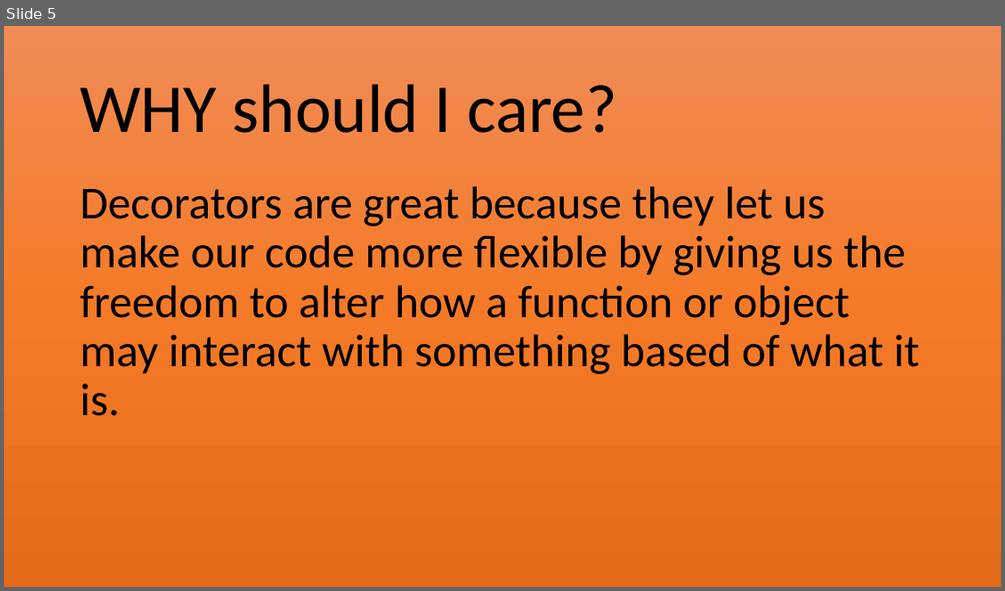
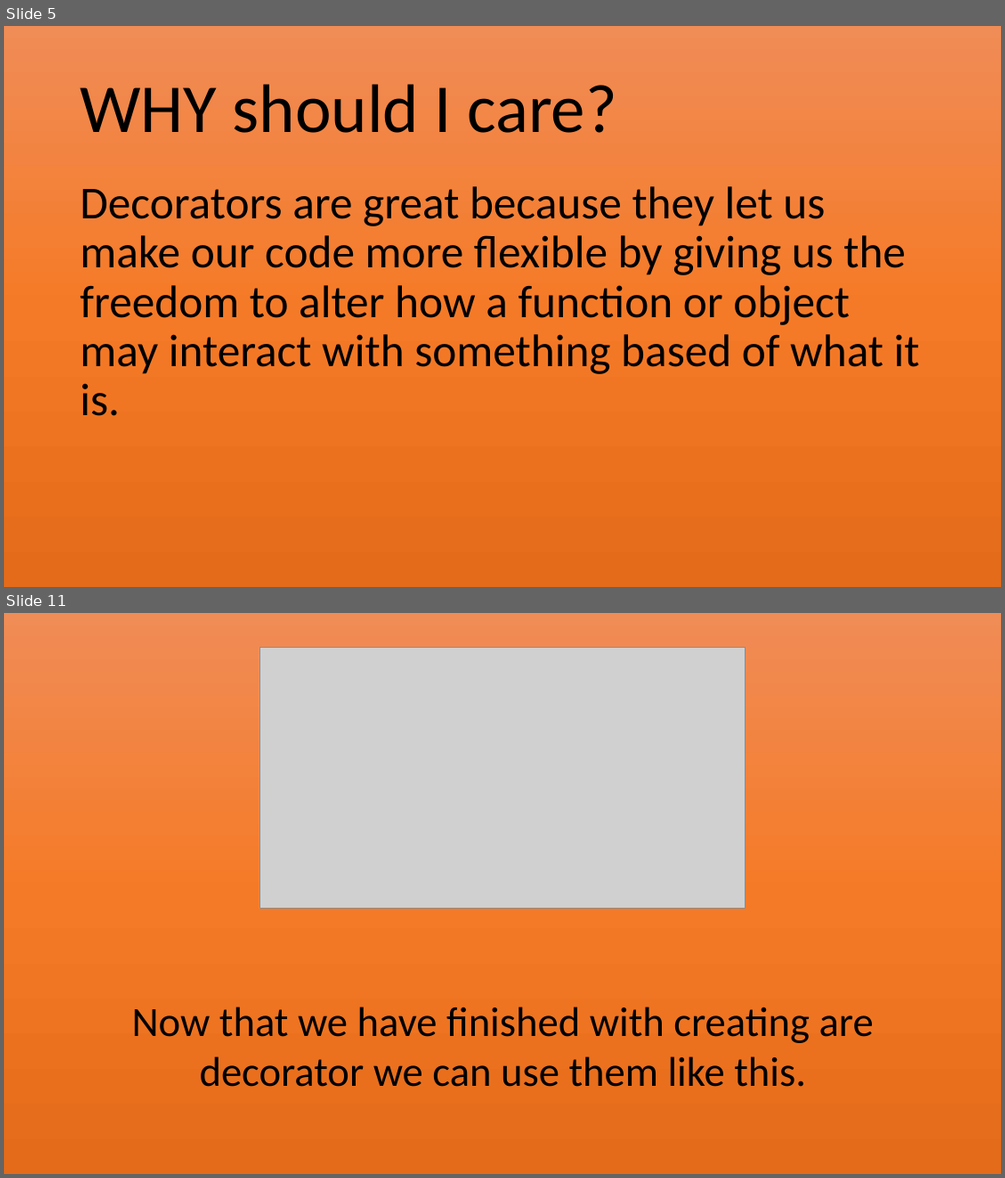
Before and after one commit to Jovic1000/Decorators, a slide deck: Decorators.pptx. Shown one above the other, each under a label of ours: slide 5 before the commit, slides 5 and 11 after it; the slides between them are not shown. The pictures are 1005x591 and 1005x1178 pixels, drawn with LibreOffice and Linux fonts; fonts in the diff are those of the drawing; grey boxes stand for pictures. Boxes give left, top, right and bottom in pixels: in the first picture for what was removed or moved away, otherwise in the second. Text is boxed around its words. In the diff, an @@ line names an element or a change of style, - is before the commit and + after.

```diff
--- a/Decorators.pptx
+++ b/Decorators.pptx
@@ slide 11 added at (x1=4, y1=613, x2=1001, y2=1174), background #FFFFFF @@
@@ rectangle added at (x1=4, y1=613, x2=1001, y2=1174), fill gradient #F18C57 to #F67B28 to #E56C19 @@
@@ picture added at (x1=259, y1=648, x2=745, y2=908) @@
@@ text added at (x1=132, y1=1006, x2=874, y2=1086), 40 pt, text #000000 @@
+Now that we have finished with creating are decorator we can use them like this.
```
Also in this commit, not shown: 2 slides changed, 6 other slides added, 1 slide removed, 1 other file.
